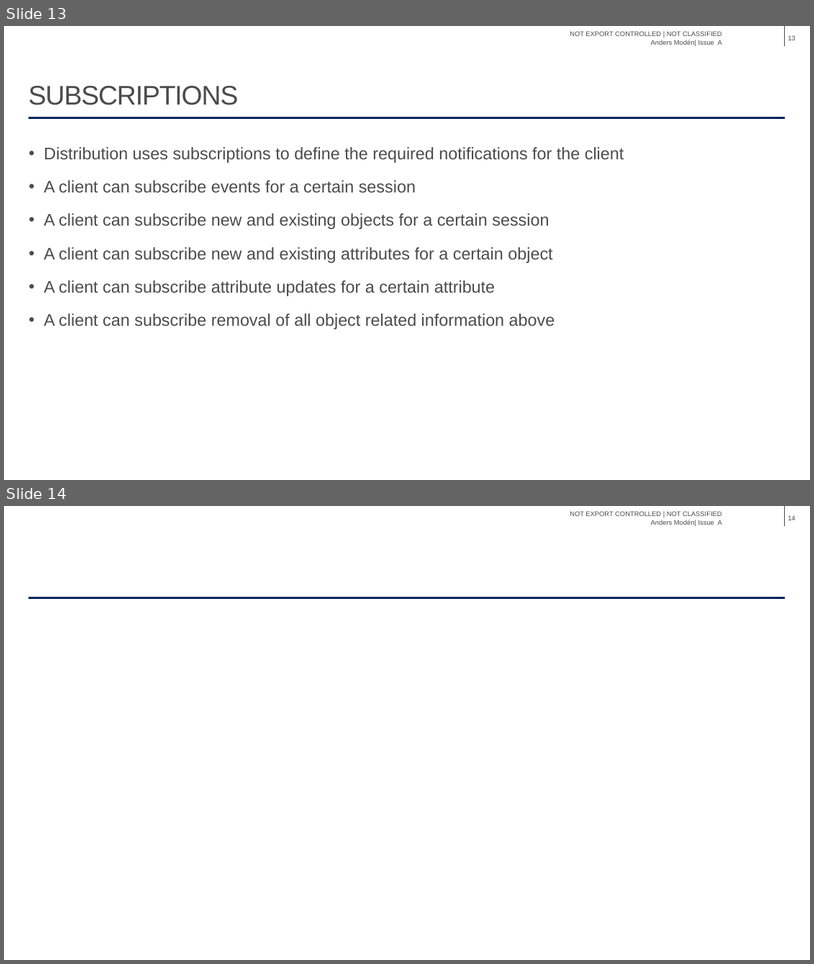
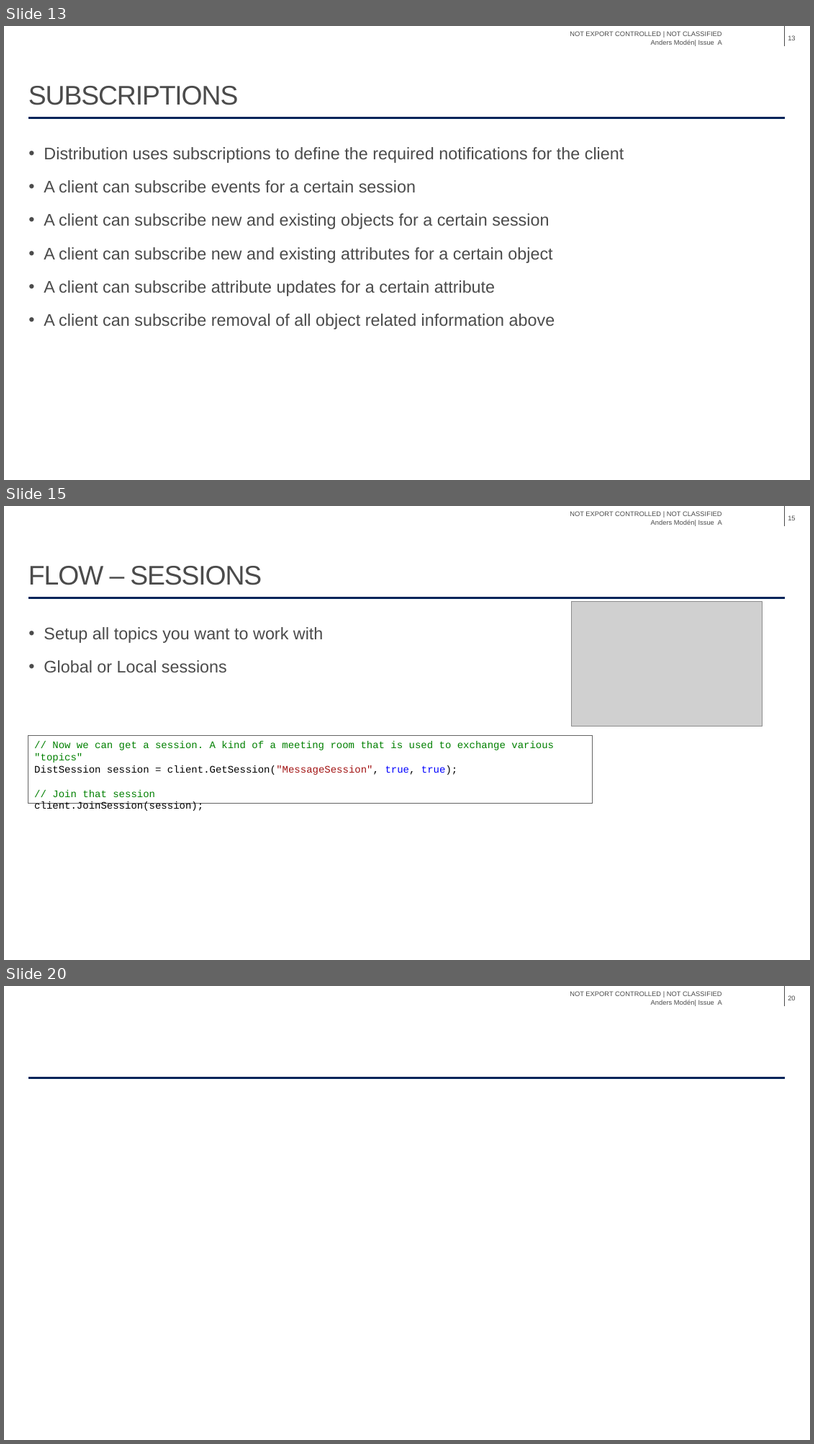
Before and after one commit to ToolTech/Distributed_Domain_Demo, a slide deck: Tutorial/Distribution Tutorial.pptx. Shown one above the other, each under a label of ours: slides 13 and 14 before the commit, slides 13, 15 and 20 after it; the slides between them are not shown. The pictures are 814x964 and 814x1444 pixels, drawn with LibreOffice and Linux fonts; fonts in the diff are those of the drawing; grey boxes stand for pictures; background and template pictures are left out. Boxes give left, top, right and bottom in pixels: in the first picture for what was removed or moved away, otherwise in the second. Text is boxed around its words. In the diff, an @@ line names an element or a change of style, - is before the commit and + after.

```diff
--- a/Tutorial/Distribution Tutorial.pptx
+++ b/Tutorial/Distribution Tutorial.pptx
@@ slide 15 added at (x1=4, y1=506, x2=810, y2=960), background #FFFFFF; not listed: 3 template elements that a slide beside it also shows @@
@@ page number added at (x1=788, y1=515, x2=795, y2=520), 8 pt, text #4B4B4B @@
+15
@@ title added at (x1=28, y1=566, x2=262, y2=585), 32 pt, text #4B4B4B @@
+FLOW – SESSIONS
@@ picture added at (x1=572, y1=602, x2=763, y2=726) @@
@@ text added at (x1=44, y1=627, x2=324, y2=672), 20 pt, text #4B4B4B @@
+• Setup all topics you want to work with
+• Global or Local sessions
@@ rectangle added at (x1=28, y1=736, x2=593, y2=803), outline #646464 0.75 pt, 12 pt, text #008000 @@
+// Now we can get a session. A kind of a meeting room that is used to exchange various "topics"
+DistSession session = client.GetSession("MessageSession", true, true);
+// Join that session
+client.JoinSession(session);
@@ what was slide 14 is now slide 20 @@
@@ page number at (x1=788, y1=995, x2=795, y2=1000): text changed @@
-14
+20
```
Also in this commit, not shown: 5 other slides added, 2 other files.
